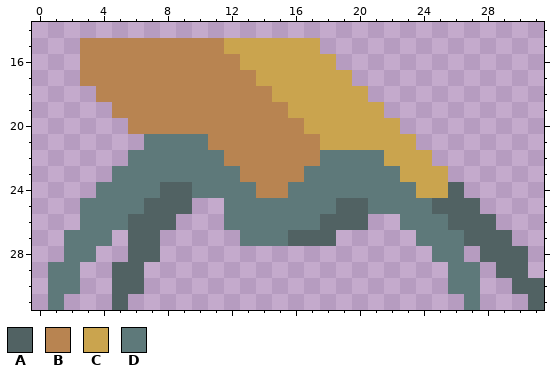
Two states of a pixel-art file, res/enemies/spider.ase. Above: the version before the commit.
32x32 pixels, 1 frame. Shown: x 0..31, y 14..31.
Visible layers, top first: "Front Leg", "Body", "Back Leg".
Palette (. is transparent): A #516263  B #b88451  C #caa44e  D #5e797a
Pixels before, first column x 1:
15 ..BBBBBBBBBCCCCCC..............
16 ..BBBBBBBBBBCCCCCC.............
17 ..BBBBBBBBBBBCCCCCC............
18 ...BBBBBBBBBBBCCCCCC...........
19 ....BBBBBBBBBBBCCCCCC..........
20 .....BBBBBBBBBBBCCCCCC.........
21 ......DDDDBBBBBBBCCCCCC........
22 .....DDDDDDBBBBBBDDDDCCC.......
23 ....DDDDDDDDBBBBDDDDDDCCC......
24 ...DDDDAADDDDBBDDDDDDDDCCA.....
25 ..DDDDAAA..DDDDDDDAADDDDAAA....
26 ..DDDAAA...DDDDDDAAA..DDDAAA...
27 .DDD.AA.....DDDAAA.....DDDAAA..
28 .DD..AA.................DD.AAA.
29 DD..AA...................DD.AA.
30 DD..AA...................DD..AA
31 D...A.....................D...A
After:
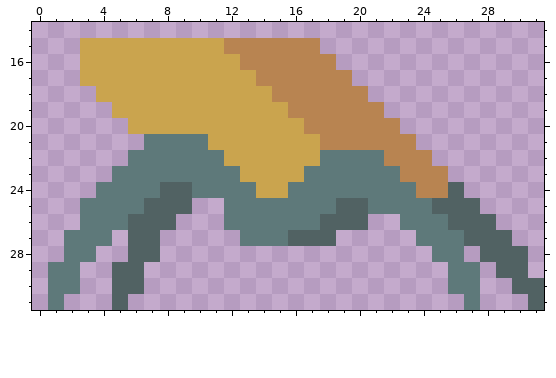
Diff:
Colour B changes from #b88451 to #caa44e.
Colour C changes from #caa44e to #b88451.
Changed places in both pictures, as pixel boxes (x1, y1, x2, y2):
changed: (80, 38, 448, 198)
